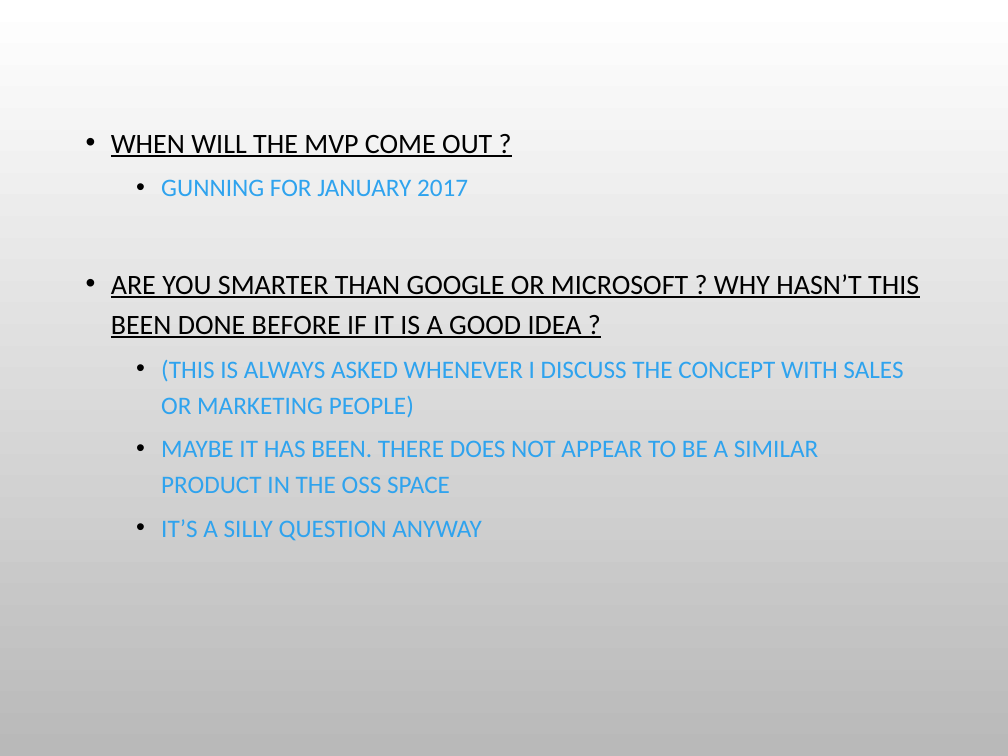
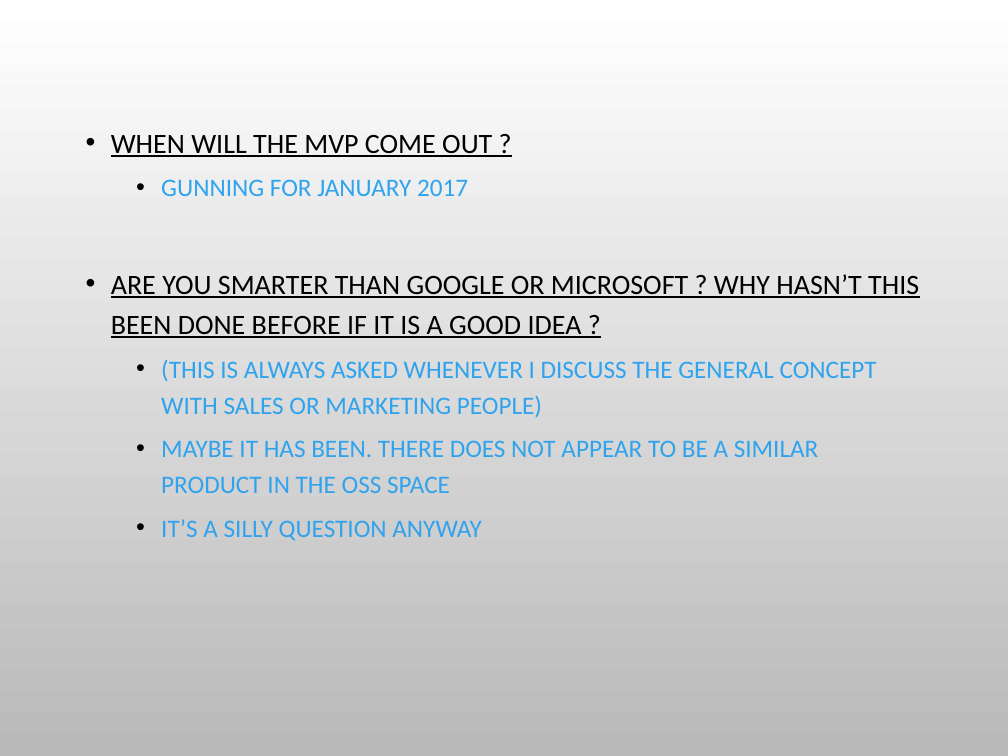
Before and after one commit to charlesduffy/erlysql, a slide deck: slide 30 of doc/Pitch1.pptx. Drawn at 1008x756 pixels with LibreOffice and Linux fonts; fonts in the diff are those of the drawing; background and template pictures are left out. Boxes give left, top, right and bottom in pixels: in the first picture for what was removed or moved away, otherwise in the second. Text is boxed around its words. In the diff, an @@ line names an element or a change of style, - is before the commit and + after.

```diff
--- a/doc/Pitch1.pptx
+++ b/doc/Pitch1.pptx
@@ text at <box>161,360,877,418</box>: text changed @@
-  • (THIS IS ALWAYS ASKED WHENEVER I DISCUSS THE CONCEPT WITH SALES OR MARKETING PEOPLE)
+  • (THIS IS ALWAYS ASKED WHENEVER I DISCUSS THE GENERAL CONCEPT WITH SALES OR MARKETING PEOPLE)
```
Also in this commit, not shown: 6 other slides changed.
